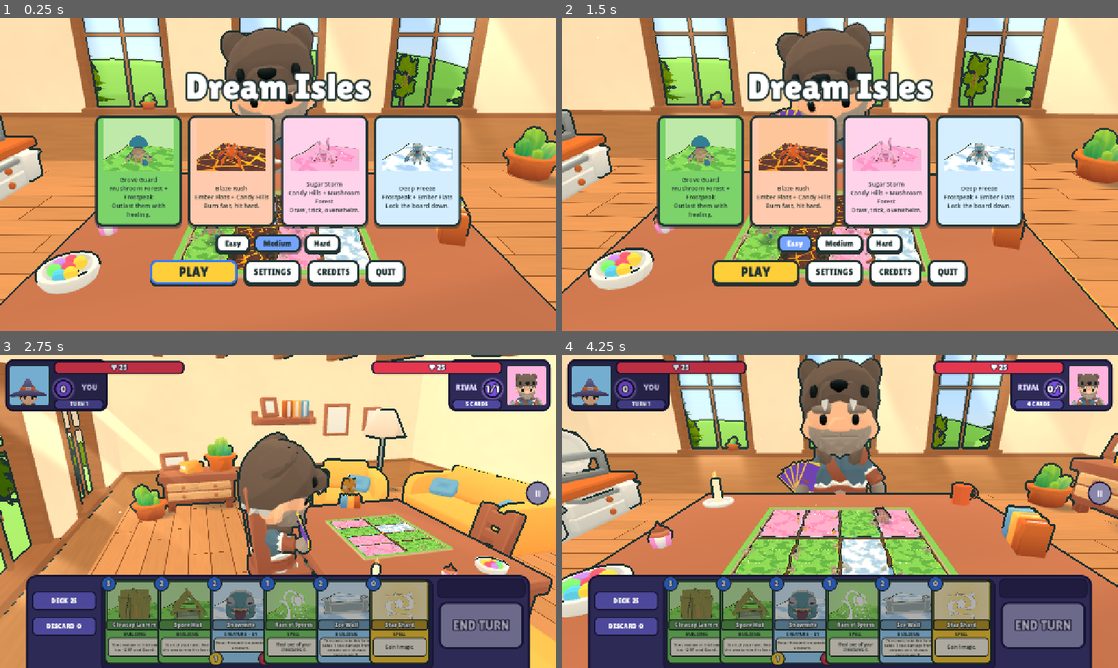
Above: before the commit, frames 1-4 (two rows, left to right).
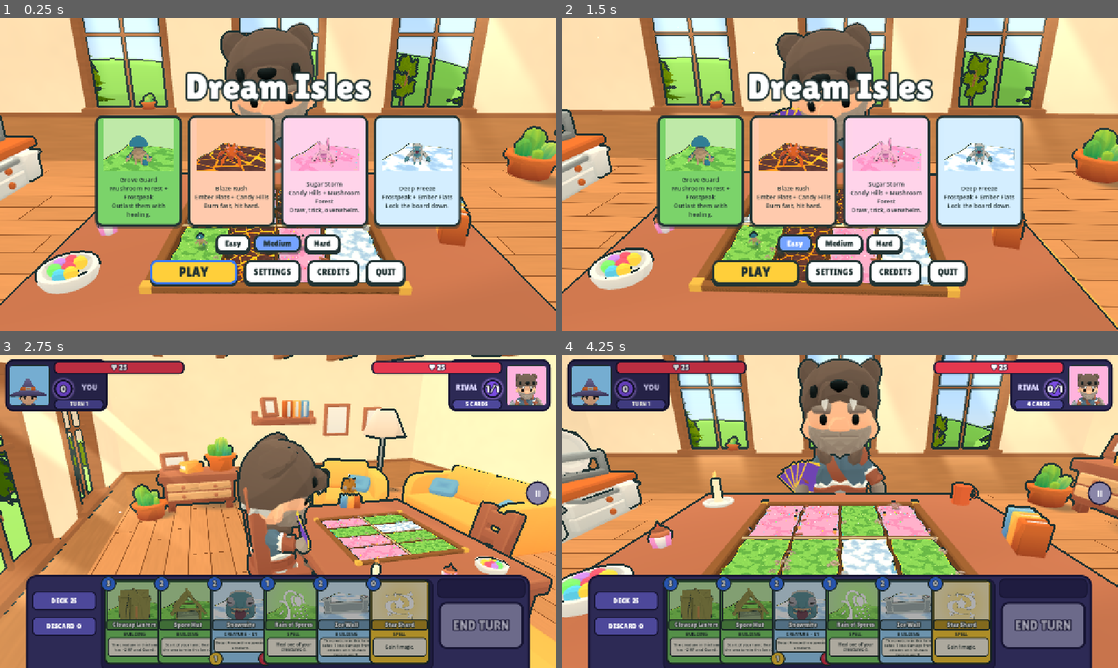
Above: after the commit, the same moments.

Repository: muriarty1893/cardwards
Game: Godot game, scene res://menus/main_menu.tscn
Two runs of this game, one before a commit and one after it. Both use one fixed random seed, a clock stepped at 60 frames per second and the inputs below.
Inputs (mouse positions are in pixels of both pictures, inside the frame that each line leads up to):
- Up to frame 1 (0.25 s): no input
- Up to frame 2 (1.5 s): click "Easy" at 0.5 s; click "Easy" at 1.25 s
- Up to frame 3 (2.75 s): click "PLAY" at 2 s
- Up to frame 4 (4.25 s): tap Enter at 2.75 s; drag from (695, 621) to (895, 442) at 2.77 s; drag from (751, 621) to (812, 574) at 3.52 s

The runs differ from the first frame. In frame 1, 4.0% of the frame differs, in the area x 25-75%, y 53-89%; in frame 2, 4.1%; in frame 3, 2.3%; in frame 4, 6.4%, in the area x 25-75%, y 46-71%.

Commit message:
feat: bigger board tray with zones and small pieces
Lanes grow to 2.6 x 5.4 per half in a wooden tray with brass corners, lane dividers and a
glowing seam. Each half-lane has a roam zone (front 75%), a building spot at the owner's edge
and (your side) a boop spot; anchor() is the roam centre. Creatures shrink to 0.55-0.95 tall
and buildings to 0.6. The lean-in view is retuned for the bigger board.

Co-Authored-By: Claude Opus 5.5 <noreply@anthropic.com>
Claude-Session: https://claude.ai/code/session_01KWhDzHoaJZoxty1TDdYE3R

Diff:
--- a/tests/test_lanes.gd
+++ b/tests/test_lanes.gd
@@ -37,3 +37,82 @@
 	board.queue_free()
 	await tree.process_frame
 	return true
+
+
+static func _tile_rect(p: int, l: int) -> Rect2:
+	return Rect2(Board.LANE_X[l] - Island.WIDTH / 2.0, Board.STRIP_Z[p] - Island.LENGTH / 2.0, Island.WIDTH, Island.LENGTH)
+
+
+static func _circle_hits_rect(c: Vector2, r: float, rect: Rect2) -> bool:
+	var q := Vector2(clampf(c.x, rect.position.x, rect.end.x), clampf(c.y, rect.position.y, rect.end.y))
+	return q.distance_to(c) < r
+
+
+func _board() -> Board:
+	var b := Board.new()
+	(Engine.get_main_loop() as SceneTree).root.add_child(b)
+	var lands: Array[Array] = [[0, 1, 2, 3], [3, 2, 1, 0]]
+	b.build(lands)
+	return b
+
+
+func test_zones_inside_tiles() -> bool:
+	var b: Board = _board()
+	for p: int in 2:
+		for l: int in 4:
+			var tile: Rect2 = _tile_rect(p, l)
+			assert_true(tile.encloses(b.roam_rect(p, l)), "roam zone inside tile p%d l%d" % [p, l])
+			var bp: Vector3 = b.building_point(p, l)
+			assert_true(tile.has_point(Vector2(bp.x, bp.z)), "building spot inside tile p%d l%d" % [p, l])
+			assert_true(is_equal_approx(bp.y, Island.TOP_Y), "building spot on the surface")
+			var a: Vector3 = b.anchor(p, l)
+			assert_true(b.roam_rect(p, l).get_center().distance_to(Vector2(a.x, a.z)) < 0.001, "anchor at roam centre p%d l%d" % [p, l])
+	b.free()
+	return true
+
+
+func test_zones_disjoint() -> bool:
+	var b: Board = _board()
+	for p: int in 2:
+		for l: int in 4:
+			var bp: Vector3 = b.building_point(p, l)
+			assert_true(not _circle_hits_rect(Vector2(bp.x, bp.z), 0.5, b.roam_rect(p, l)), "building clear of roam p%d l%d" % [p, l])
+	for l: int in 4:
+		var bo: Vector3 = b.boop_point(l)
+		var bp: Vector3 = b.building_point(0, l)
+		assert_true(not _circle_hits_rect(Vector2(bo.x, bo.z), 0.35, b.roam_rect(0, l)), "boop clear of roam l%d" % l)
+		assert_true(Vector2(bo.x, bo.z).distance_to(Vector2(bp.x, bp.z)) >= 0.85, "boop clear of building l%d" % l)
+		assert_true(_tile_rect(0, l).has_point(Vector2(bo.x, bo.z)), "boop inside its tile l%d" % l)
+	b.free()
+	return true
+
+
+func test_lane_at_screen_zone_centres() -> bool:
+	var tree := Engine.get_main_loop() as SceneTree
+	var vp := SubViewport.new()
+	vp.size = Vector2i(1280, 720)
+	tree.root.add_child(vp)
+	var rig := CameraRig.new(); vp.add_child(rig)
+	var b := Board.new(); vp.add_child(b)
+	var lands: Array[Array] = [[0, 1, 2, 3], [3, 2, 1, 0]]
+	b.build(lands)
+	await tree.process_frame
+	for z: float in [0.0, 0.5, 1.0]:
+		rig.set_zoom(z, true)
+		for p: int in 2:
+			for l: int in 4:
+				var c: Vector2 = b.roam_rect(p, l).get_center()
+				var s: Vector2 = rig.camera.unproject_position(Vector3(c.x, Island.TOP_Y, c.y))
+				if not Rect2(Vector2.ZERO, Vector2(vp.size)).has_point(s):
+					continue
+				assert_eq(b.lane_at_screen(rig.camera, s), {"player": p, "lane": l}, "zoom %.1f p%d l%d" % [z, p, l])
+	vp.free()
+	return true
+
+
+func test_tray_inside_room_clear() -> bool:
+	assert_true(Room.BOARD_CLEAR.encloses(Board.TRAY_RECT), "tray inside the room's clear area")
+	for p: int in 2:
+		for l: int in 4:
+			assert_true(Board.TRAY_RECT.encloses(_tile_rect(p, l)), "tile p%d l%d inside the tray" % [p, l])
+	return true
--- a/tests/test_pieces.gd
+++ b/tests/test_pieces.gd
@@ -63,3 +63,22 @@
 	v.queue_free()
 	await tree.process_frame
 	return true
+
+
+func test_piece_heights() -> bool:
+	assert_eq(CreatureView.HEIGHTS, [0.55, 0.55, 0.72, 0.95] as Array[float], "creature heights by level")
+	var lvl1: CreatureView = CreatureView.create(CardDB.card(&"mossback"))
+	var h1: float = Palette.bounds(lvl1.body).size.y * lvl1.body.scale.y
+	assert_true(absf(h1 - 0.55) < 0.055, "level-1 height %.3f ~ 0.55" % h1)
+	lvl1.free()
+	var lvl3: CreatureView = CreatureView.create(CardDB.card(&"elder_shroomhulk"))
+	var box3: AABB = Palette.bounds(lvl3.body)
+	var h3: float = box3.size.y * lvl3.body.scale.y
+	var w3: float = maxf(box3.size.x, box3.size.z) * lvl3.body.scale.x
+	assert_true(absf(h3 - 0.95) < 0.095 or (h3 < 0.95 and absf(w3 - CreatureView.MAX_WIDTH) < 0.03), "level-3 height %.3f ~ 0.95 (or width-capped, w %.3f)" % [h3, w3])
+	lvl3.free()
+	var bv: BuildingView = BuildingView.create(CardDB.card(&"kiln_tower"))
+	var hb: float = Palette.bounds(bv).size.y
+	assert_true(absf(hb - 0.6 - Island.TOP_Y) < 0.06 or hb < 0.6 + Island.TOP_Y, "building height %.3f <= 0.6 above the tile" % hb)
+	bv.free()
+	return true
--- a/view/board/board.gd
+++ b/view/board/board.gd
@@ -1,21 +1,35 @@
 class_name Board
 extends Node3D
-## The board on the table: soil base, stone rim and the 8 lanes, plus the lanes' ambient particles.
-## The room around it (light, environment, scenery) is Room.
+## The board: a wooden tray on the table holding 8 land tiles (4 lanes, each split at the middle
+## into your half and the rival's), a glowing seam along the middle, and the lanes' ambient
+## particles. Each half-lane has a building spot at its back (owner's edge), a roam zone in front
+## of it for the creature, and (your side) a boop button spot. The room around it is Room.
 
-const LANE_X: Array[float] = [-3.6, -1.2, 1.2, 3.6]
-## Centre of each side's strips. Player 0 (human) is near the camera.
-const STRIP_Z: Array[float] = [2.33, -2.33]
-## Where creatures stand: near the centre line, facing off.
-const SIDE_Z: Array[float] = [1.45, -1.45]
+const LANE_X: Array[float] = [-4.05, -1.35, 1.35, 4.05]
+## Width of the glowing seam between the two halves (z = 0).
+const SEAM := 0.3
+## Centre of each side's tiles. Player 0 (human) is near the camera.
+const STRIP_Z: Array[float] = [2.85, -2.85]
+## The wooden tray around the tiles (world x/z).
+const TRAY_RECT := Rect2(-6.0, -6.1, 12.0, 12.2)
+## The back of each half-lane (owner's edge) holds the building; the rest is the roam zone.
+const BUILDING_DEPTH := 0.25
+## Roam zone inset from the lane edges and the seam.
+const ROAM_INSET := 0.25
+## Boop button spot: this far left of the lane centre, level with the building.
+const BOOP_X := -0.95
+## Origin height of a creature view (its feet are on the tile surface, Island.TOP_Y).
 const CREATURE_Y := 0.58
+const FRAME := Color("#8a5a34")
+const FRAME_DARK := Color("#5b3a22")
+const BRASS := Color("#e0b04a")
+const SEAM_COLOR := Color("#ffe9a8")
 var ambient: Ambient
 var _islands: Array[Array] = [[], []]
 
 
 func build(lands: Array[Array]) -> void:
-	_build_base()
-	_build_rim()
+	_build_tray()
 	for p: int in 2:
 		for l: int in 4:
 			var isl := Island.new()
@@ -43,13 +57,40 @@
 	return _islands[player][lane]
 
 
+## Centre of the creature's roam zone, at a creature view's origin height.
 func anchor(player: int, lane: int) -> Vector3:
-	return Vector3(LANE_X[lane], CREATURE_Y, SIDE_Z[player])
+	var c: Vector2 = roam_rect(player, lane).get_center()
+	return Vector3(c.x, CREATURE_Y, c.y)
 
 
-## World point a creature lunges to when attacking the hero behind `player`'s lane.
+## Where `player`'s creature in `lane` may wander (world x/z): the half-lane's front part (seam
+## side), inset from the lane edges and the seam.
+func roam_rect(player: int, lane: int) -> Rect2:
+	var s: float = 1.0 if player == 0 else -1.0
+	var near: float = SEAM / 2.0 + ROAM_INSET
+	var far: float = SEAM / 2.0 + Island.LENGTH * (1.0 - BUILDING_DEPTH) - 0.1
+	var z0: float = minf(near * s, far * s)
+	var w: float = Island.WIDTH - 2.0 * ROAM_INSET
+	return Rect2(LANE_X[lane] - w / 2.0, z0, w, far - near)
+
+
+## Centre of the half-lane's back part (owner's edge), on the tile surface.
+func building_point(player: int, lane: int) -> Vector3:
+	var s: float = 1.0 if player == 0 else -1.0
+	var z: float = SEAM / 2.0 + Island.LENGTH * (1.0 - BUILDING_DEPTH / 2.0)
+	return Vector3(LANE_X[lane], Island.TOP_Y, z * s)
+
+
+## The human's boop button spot in `lane`, beside the building.
+func boop_point(lane: int) -> Vector3:
+	var b: Vector3 = building_point(0, lane)
+	return Vector3(LANE_X[lane] + BOOP_X, Island.TOP_Y, b.z)
+
+
+## World point a creature lunges to when attacking the hero behind `player`'s lane: just past
+## the tray edge on that side.
 func hero_point(player: int, lane: int) -> Vector3:
-	return Vector3(LANE_X[lane], CREATURE_Y, 3.6 if player == 0 else -3.6)
+	return Vector3(LANE_X[lane], CREATURE_Y, 6.6 if player == 0 else -6.6)
 
 
 func lane_at_screen(cam: Camera3D, screen_pos: Vector2) -> Dictionary:
@@ -74,26 +115,34 @@
 	return b
 
 
-## Dark soil under the lane block, showing as borders between lanes.
-func _build_base() -> void:
-	add_child(Palette.mesh(_box(Vector3(9.8, 0.1, 9.3)), Toon.plain(Color("#5a4632")), Vector3(0, 0.05, 0), false))
-
-
-## Low stone wall with a turf top around the lane block.
-func _build_rim() -> void:
-	var outer := Vector2(10.4, 9.9)
-	var w: float = 0.35
-	var h: float = 0.22
-	var stone: ShaderMaterial = Toon.plain(Color("#c7b48e"))
-	var turf: ShaderMaterial = Toon.plain(Color("#74c257"))
-	var parts: Array[Array] = [
-		[Vector3(outer.x, h, w), Vector3(0, h / 2.0, outer.y / 2.0 - w / 2.0)],
-		[Vector3(outer.x, h, w), Vector3(0, h / 2.0, -outer.y / 2.0 + w / 2.0)],
-		[Vector3(w, h, outer.y - 2.0 * w), Vector3(outer.x / 2.0 - w / 2.0, h / 2.0, 0)],
-		[Vector3(w, h, outer.y - 2.0 * w), Vector3(-outer.x / 2.0 + w / 2.0, h / 2.0, 0)],
+## Wooden tray: a dark base under the tiles (showing as thin gaps between lanes), a raised frame
+## with brass corner caps, low dividers between lanes and a glowing seam across the middle.
+func _build_tray() -> void:
+	var r: Rect2 = TRAY_RECT
+	var wood: ShaderMaterial = Toon.plain(FRAME)
+	var dark: ShaderMaterial = Toon.plain(FRAME_DARK)
+	var brass: ShaderMaterial = Toon.plain(BRASS)
+	add_child(Palette.mesh(_box(Vector3(r.size.x, 0.12, r.size.y)), dark, Vector3(r.get_center().x, 0.06, r.get_center().y), false))
+	var w: float = 0.42
+	var h: float = 0.3
+	var c: Vector2 = r.get_center()
+	var sides: Array[Array] = [
+		[Vector3(r.size.x, h, w), Vector3(c.x, h / 2.0, r.end.y - w / 2.0)],
+		[Vector3(r.size.x, h, w), Vector3(c.x, h / 2.0, r.position.y + w / 2.0)],
+		[Vector3(w, h, r.size.y - 2.0 * w), Vector3(r.end.x - w / 2.0, h / 2.0, c.y)],
+		[Vector3(w, h, r.size.y - 2.0 * w), Vector3(r.position.x + w / 2.0, h / 2.0, c.y)],
 	]
-	for part: Array in parts:
-		var size: Vector3 = part[0]
-		var pos: Vector3 = part[1]
-		add_child(Palette.mesh(_box(size), stone, pos))
-		add_child(Palette.mesh(_box(Vector3(size.x - 0.06, 0.05, size.z - 0.06)), turf, pos + Vector3(0, h / 2.0 + 0.02, 0), false))
+	for part: Array in sides:
+		add_child(Palette.mesh(_box(part[0]), wood, part[1]))
+	for corner: Vector2 in [r.position, Vector2(r.end.x, r.position.y), Vector2(r.position.x, r.end.y), r.end]:
+		var inward := Vector2(signf(c.x - corner.x), signf(c.y - corner.y)) * (w / 2.0)
+		add_child(Palette.mesh(_box(Vector3(w + 0.1, h + 0.08, w + 0.1)), brass, Vector3(corner.x + inward.x, (h + 0.08) / 2.0, corner.y + inward.y)))
+	# Low dividers between lanes.
+	for i: int in 3:
+		var x: float = (LANE_X[i] + LANE_X[i + 1]) / 2.0
+		add_child(Palette.mesh(_box(Vector3(0.08, 0.2, r.size.y - 2.0 * w)), dark, Vector3(x, 0.1, c.y), false))
+	# The seam: a thin warm glow across the middle.
+	var seam_mat := StandardMaterial3D.new()
+	seam_mat.shading_mode = BaseMaterial3D.SHADING_MODE_UNSHADED
+	seam_mat.albedo_color = SEAM_COLOR
+	add_child(Palette.mesh(_box(Vector3(r.size.x - 2.0 * w, 0.04, SEAM * 0.6)), seam_mat, Vector3(c.x, Island.TOP_Y + 0.01, 0.0), false))
--- a/view/board/island.gd
+++ b/view/board/island.gd
@@ -6,8 +6,8 @@
 ## GUARD: an enemy Guard that must be attacked first (pulsing red-gold).
 enum Highlight { OFF, VALID, TARGET, GUARD }
 
-const WIDTH := 2.32
-const LENGTH := 4.5
+const WIDTH := 2.6
+const LENGTH := 5.4
 const TOP_Y := 0.14
 const EDGE: Array[Color] = [Color("#ffe14a"), Color("#4ae8ff")]
 
--- a/view/board/lane_dressing.gd
+++ b/view/board/lane_dressing.gd
@@ -13,10 +13,9 @@
 ## Rock and crystal tints per land (alpha = strength).
 const TINTS: Array[Color] = [Color(1, 1, 1, 0), Color("#3a2626", 0.75), Color(1, 1, 1, 0), Color("#e4f3ff", 0.65)]
 const SWAY: Array[float] = [0.05, 0.0, 0.0, 0.0]
-const HALF := Vector2(1.1, 2.15)
-const CREATURE_R := 0.8
-const BUILDING_R := 0.6
-const BOOP_R := 0.5
+const HALF := Vector2(Island.WIDTH / 2.0 - 0.06, Island.LENGTH / 2.0 - 0.12)
+const BUILDING_R := 0.8
+const BOOP_R := 0.45
 
 
 static func build(land: int, player: int, seed: int) -> Node3D:
@@ -31,7 +30,7 @@
 	while placed < count and guard < 400:
 		guard += 1
 		var side: float = -1.0 if rng.randf() < 0.5 else 1.0
-		var pos := Vector3(side * rng.randf_range(0.78, 1.04), 0.0, rng.randf_range(-HALF.y, HALF.y))
+		var pos := Vector3(side * rng.randf_range(HALF.x - 0.22, HALF.x), 0.0, rng.randf_range(-HALF.y, HALF.y))
 		if not is_clear(pos, player):
 			continue
 		var pick: Array = options[rng.randi_range(0, options.size() - 1)]
@@ -46,14 +45,13 @@
 static func is_clear(local: Vector3, player: int) -> bool:
 	if absf(local.x) > HALF.x or absf(local.z) > HALF.y:
 		return false
+	# Tile-local spots (the tile centre is LANE_X, STRIP_Z): building at the back, boop beside it.
 	var s: float = 1.0 if player == 0 else -1.0
-	var cz: float = Board.SIDE_Z[player] - Board.STRIP_Z[player]
+	var back_z: float = (Board.SEAM / 2.0 + Island.LENGTH * (1.0 - Board.BUILDING_DEPTH / 2.0)) * s - Board.STRIP_Z[player]
 	var p := Vector2(local.x, local.z)
-	if p.distance_to(Vector2(0.0, cz)) < CREATURE_R:
+	if p.distance_to(Vector2(0.0, back_z)) < BUILDING_R:
 		return false
-	if p.distance_to(Vector2(BuildingView.OFFSET.x * s, cz + BuildingView.OFFSET.z * s)) < BUILDING_R:
-		return false
-	if player == 0 and p.distance_to(Vector2(UnitOverlay.BOOP_OFFSET.x, cz + UnitOverlay.BOOP_OFFSET.z)) < BOOP_R:
+	if player == 0 and p.distance_to(Vector2(Board.BOOP_X, back_z)) < BOOP_R:
 		return false
 	return true
 
--- a/view/fx/camera_rig.gd
+++ b/view/fx/camera_rig.gd
@@ -10,9 +10,9 @@
 const SEAT_POS := Vector3(0, 7.0, 14.0)
 const SEAT_LOOK := Vector3(0, 1.0, -2.0)
 const SEAT_FOV := 60.0
-const LEAN_POS := Vector3(0, 12.0, 8.0)
-const LEAN_LOOK := Vector3(0, 0.0, 0.5)
-const LEAN_FOV := 52.0
+const LEAN_POS := Vector3(0, 10.0, 9.0)
+const LEAN_LOOK := Vector3(0, 0.0, 2.5)
+const LEAN_FOV := 46.0
 ## One wheel notch at zoom speed 1.
 const ZOOM_STEP := 0.15
 ## Zoom follows its target with this time constant (≈ settled in 0.25 s).
--- a/view/match.gd
+++ b/view/match.gd
@@ -346,8 +346,8 @@
 func place_building(p: int, l: int, c: CardData) -> BuildingView:
 	var v := BuildingView.create(c)
 	add_child(v)
-	var off: Vector3 = BuildingView.OFFSET if p == HUMAN else -BuildingView.OFFSET
-	v.position = board.anchor(p, l) - Vector3(0, CreatureView.BASE_Y, 0) + off
+	var bp: Vector3 = board.building_point(p, l)
+	v.position = Vector3(bp.x, 0.0, bp.z)
 	v.rotation.y = 0.0 if p == HUMAN else PI
 	building_views[p][l] = v
 	return v
--- a/view/pieces/building_view.gd
+++ b/view/pieces/building_view.gd
@@ -1,10 +1,9 @@
 class_name BuildingView
 extends Node3D
-## A building model beside the creature spot (Quaternius "Ultimate Fantasy RTS", CC0).
+## A building model on the back of its half-lane (Quaternius "Ultimate Fantasy RTS", CC0).
 
-const OFFSET := Vector3(0.8, 0, 1.05)
-const HEIGHT := 1.05
-const MAX_WIDTH := 0.95
+const HEIGHT := 0.6
+const MAX_WIDTH := 1.0
 ## Kept for the pop-in tween in EventPlayer.
 const SCALE := 1.0
 
@@ -24,5 +23,5 @@
 		v.add_child(Palette.mesh(Palette.cylinder(0.3, 0.36, 0.7, 8), Toon.plain(Color("#efe3c8")), Vector3(0, 0.5, 0)))
 		v.add_child(Palette.mesh(Palette.cylinder(0.0, 0.42, 0.5, 8), Toon.plain(Palette.LAND_TOP[c.land].darkened(0.15)), Vector3(0, 1.1, 0)))
 	if not BlobShadow.sun_shadows():
-		v.add_child(BlobShadow.build(0.5, HEIGHT, Island.TOP_Y + 0.02))
+		v.add_child(BlobShadow.build(0.4, HEIGHT, Island.TOP_Y + 0.02))
 	return v
--- a/view/pieces/creature_view.gd
+++ b/view/pieces/creature_view.gd
@@ -5,9 +5,9 @@
 
 const BASE_Y := 0.58
 ## Standing height in world units by creature level (index 0 unused).
-const HEIGHTS: Array[float] = [1.0, 1.0, 1.3, 1.7]
+const HEIGHTS: Array[float] = [0.55, 0.55, 0.72, 0.95]
 ## Wide flyers are scaled down so they stay inside their lane.
-const MAX_WIDTH := 1.9
+const MAX_WIDTH := 1.05
 const ATTACK_ANIMS: Array[StringName] = [&"Punch", &"Bite_Front", &"Headbutt"]
 const HIT_ANIMS: Array[StringName] = [&"HitReact", &"HitRecieve"]
 const IDLE_ANIMS: Array[StringName] = [&"Idle", &"Flying_Idle"]
@@ -55,7 +55,7 @@
 func _add_blob() -> void:
 	var box: AABB = Palette.bounds(body)
 	var w: float = maxf(box.size.x, box.size.z) * body.scale.x
-	_blob = BlobShadow.build(clampf(w * 0.36, 0.3, 0.7), height, Island.TOP_Y - BASE_Y + 0.02)
+	_blob = BlobShadow.build(clampf(w * 0.4, 0.14, 0.34), height, Island.TOP_Y - BASE_Y + 0.02)
 	add_child(_blob)
 
 
@@ -167,7 +167,7 @@
 func _show_ring() -> void:
 	if is_instance_valid(_ring):
 		return
-	var w: float = clampf(height * 0.42, 0.42, 0.75)
+	var w: float = clampf(height * 0.55, 0.24, 0.42)
 	_ring = Node3D.new()
 	_ring.name = "ReadyRing"
 	_ring.position.y = Island.TOP_Y - BASE_Y + 0.04
@@ -176,8 +176,8 @@
 	# A dark ink band under a bright green one, so it reads on every lane colour.
 	var ink: StandardMaterial3D = _ring_material(Color(Palette.INK, 0.6), -91)
 	var glow: StandardMaterial3D = _ring_material(Color("#5dff3a", 1.0), -90)
-	_ring.add_child(_torus(w, 0.13, ink))
-	_ring.add_child(_torus(w, 0.08, glow))
+	_ring.add_child(_torus(w, 0.07, ink))
+	_ring.add_child(_torus(w, 0.045, glow))
 	_ring_tw = _ring.create_tween().set_loops()
 	_ring_tw.tween_property(glow, "albedo_color:a", 0.55, 0.6).set_trans(Tween.TRANS_SINE)
 	_ring_tw.tween_property(glow, "albedo_color:a", 1.0, 0.6).set_trans(Tween.TRANS_SINE)
@@ -216,10 +216,10 @@
 	z.outline_modulate = Palette.INK
 	z.billboard = BaseMaterial3D.BILLBOARD_ENABLED
 	z.no_depth_test = true
-	z.position = Vector3(0.25, Island.TOP_Y - BASE_Y + height + 0.2, 0)
+	z.position = Vector3(0.12, Island.TOP_Y - BASE_Y + height + 0.12, 0)
 	add_child(z)
 	var tw := z.create_tween().set_parallel(true)
-	tw.tween_property(z, "position", z.position + Vector3(0.25, 0.55, 0), 1.4)
+	tw.tween_property(z, "position", z.position + Vector3(0.15, 0.4, 0), 1.4)
 	tw.tween_property(z, "modulate:a", 0.0, 1.4).set_ease(Tween.EASE_IN)
 	tw.tween_property(z, "outline_modulate:a", 0.0, 1.4).set_ease(Tween.EASE_IN)
 	tw.chain().tween_callback(z.queue_free)
